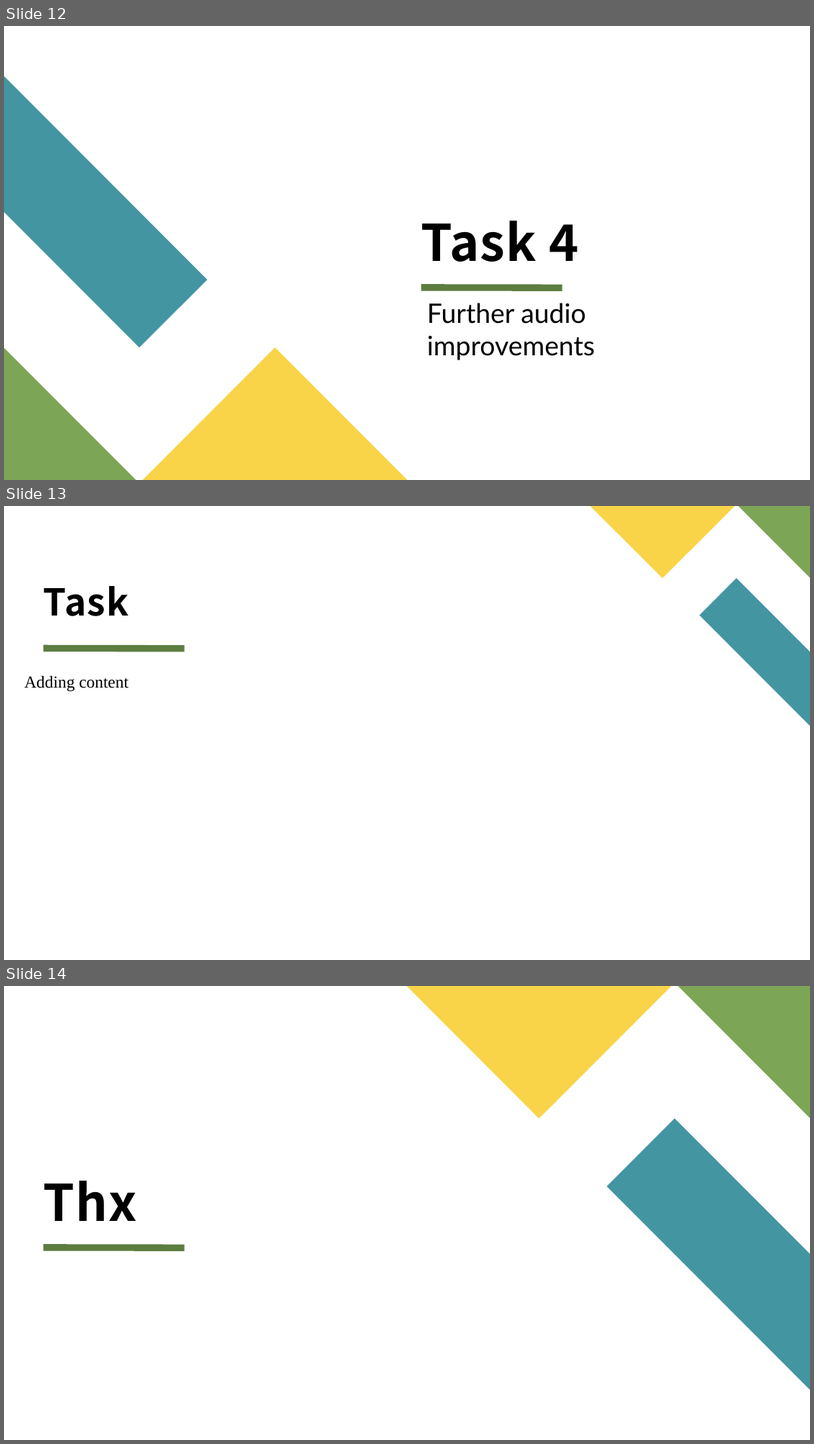
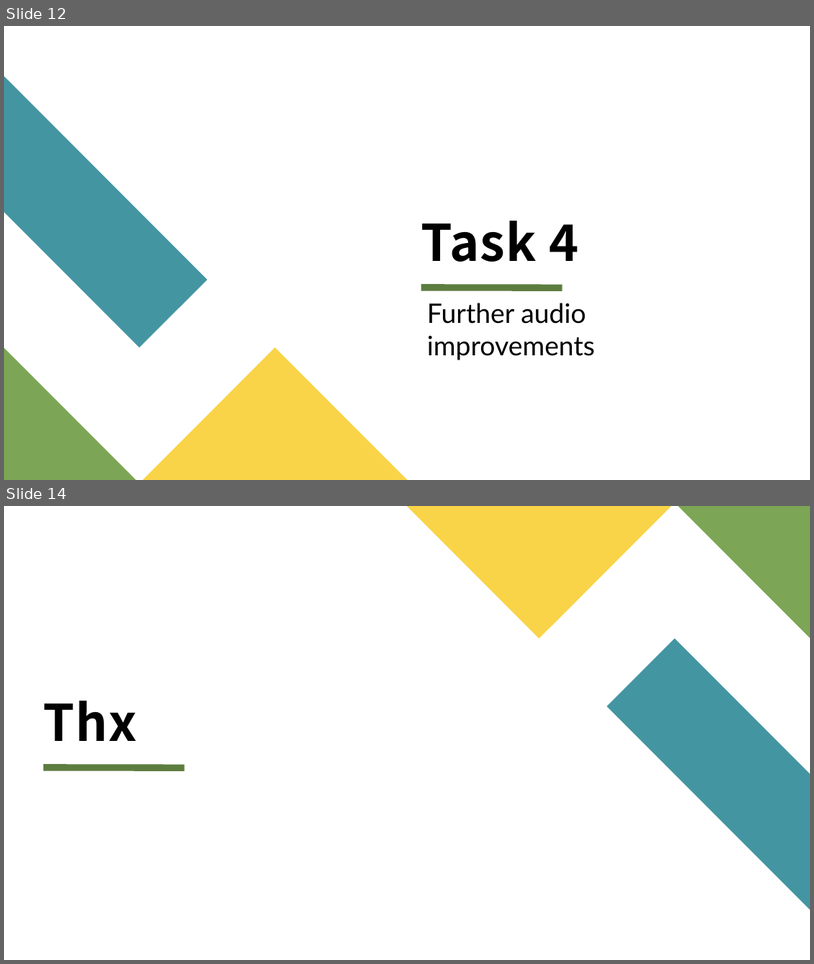
Before and after one commit to mooncakes0/ECE2071_project_F08, a slide deck: ECE2071_Project_F08_PPTslides.pptx. Shown one above the other, each under a label of ours: slides 12, 13 and 14 before the commit, slides 12 and 14 after it; the slides between them are not shown. The pictures are 814x1444 and 814x964 pixels, drawn with LibreOffice and Linux fonts; fonts in the diff are those of the drawing. Boxes give left, top, right and bottom in pixels: in the first picture for what was removed or moved away, otherwise in the second. Text is boxed around its words. In the diff, an @@ line names an element or a change of style, - is before the commit and + after.

```diff
--- a/ECE2071_Project_F08_PPTslides.pptx
+++ b/ECE2071_Project_F08_PPTslides.pptx
@@ slide 13 removed at bbox=[4, 506, 810, 960], background #FFFFFF @@
@@ freeform shape removed at bbox=[591, 506, 736, 578] @@
@@ freeform shape removed at bbox=[739, 506, 810, 578] @@
@@ title removed at bbox=[44, 586, 129, 616] @@
-Task
@@ freeform shape removed at bbox=[700, 578, 810, 726] @@
@@ line removed from (44, 648) to (184, 648) @@
@@ text removed at bbox=[24, 675, 129, 691] @@
-Adding content
```
Also in this commit, not shown: 1 slide added.
